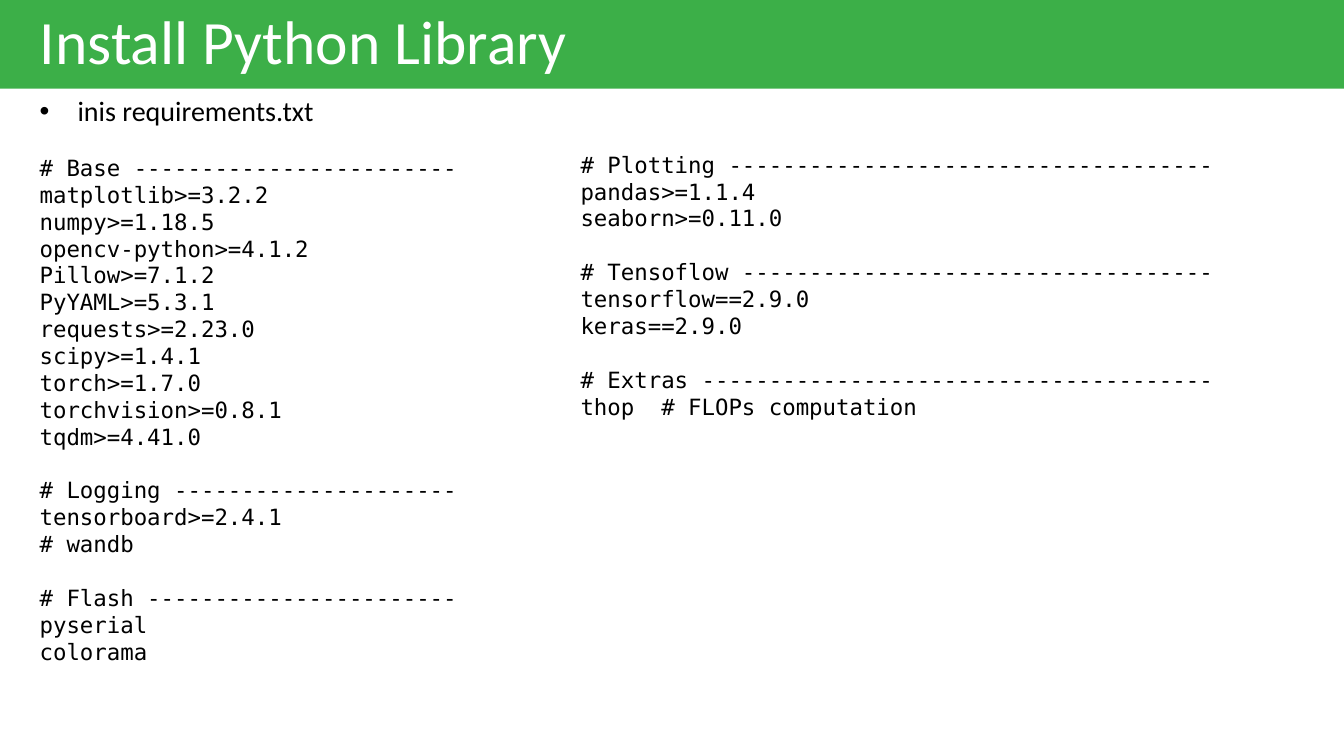
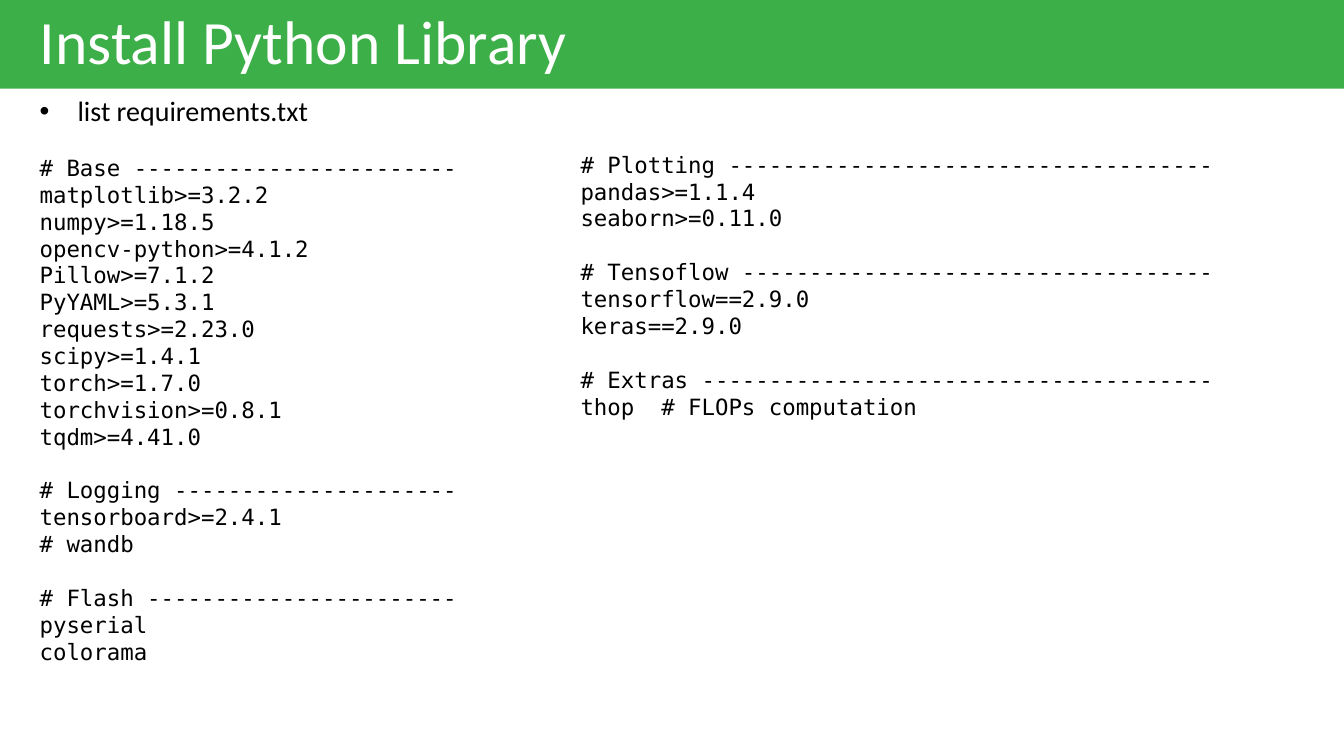
Before and after one commit to Muhammad-Yunus/Belajar-OpenCV-ObjectDetection, a slide deck: slide 9 of Pengenalan Anaconda Dan VS Code Jupyter Notebook.pptx. Drawn at 1344x756 pixels with LibreOffice and Linux fonts; fonts in the diff are those of the drawing. Boxes give left, top, right and bottom in pixels: in the first picture for what was removed or moved away, otherwise in the second. Text is boxed around its words. In the diff, an @@ line names an element or a change of style, - is before the commit and + after.

```diff
--- a/Pengenalan Anaconda Dan VS Code Jupyter Notebook.pptx
+++ b/Pengenalan Anaconda Dan VS Code Jupyter Notebook.pptx
@@ text at <box>78,101,308,126</box>: text changed @@
-• inis requirements.txt
+• list requirements.txt
```
Also in this commit, not shown: 1 other slide changed.
